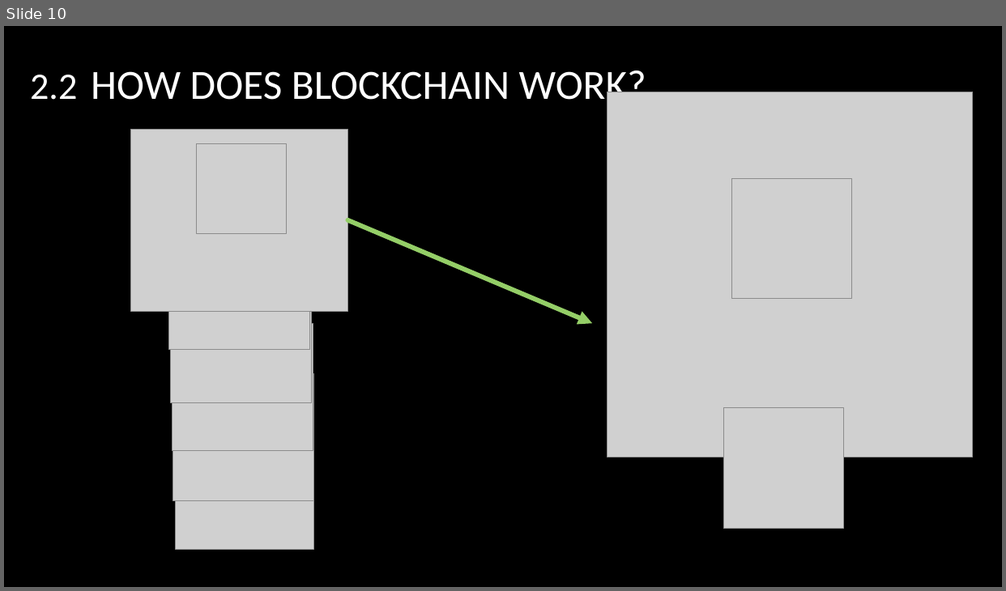
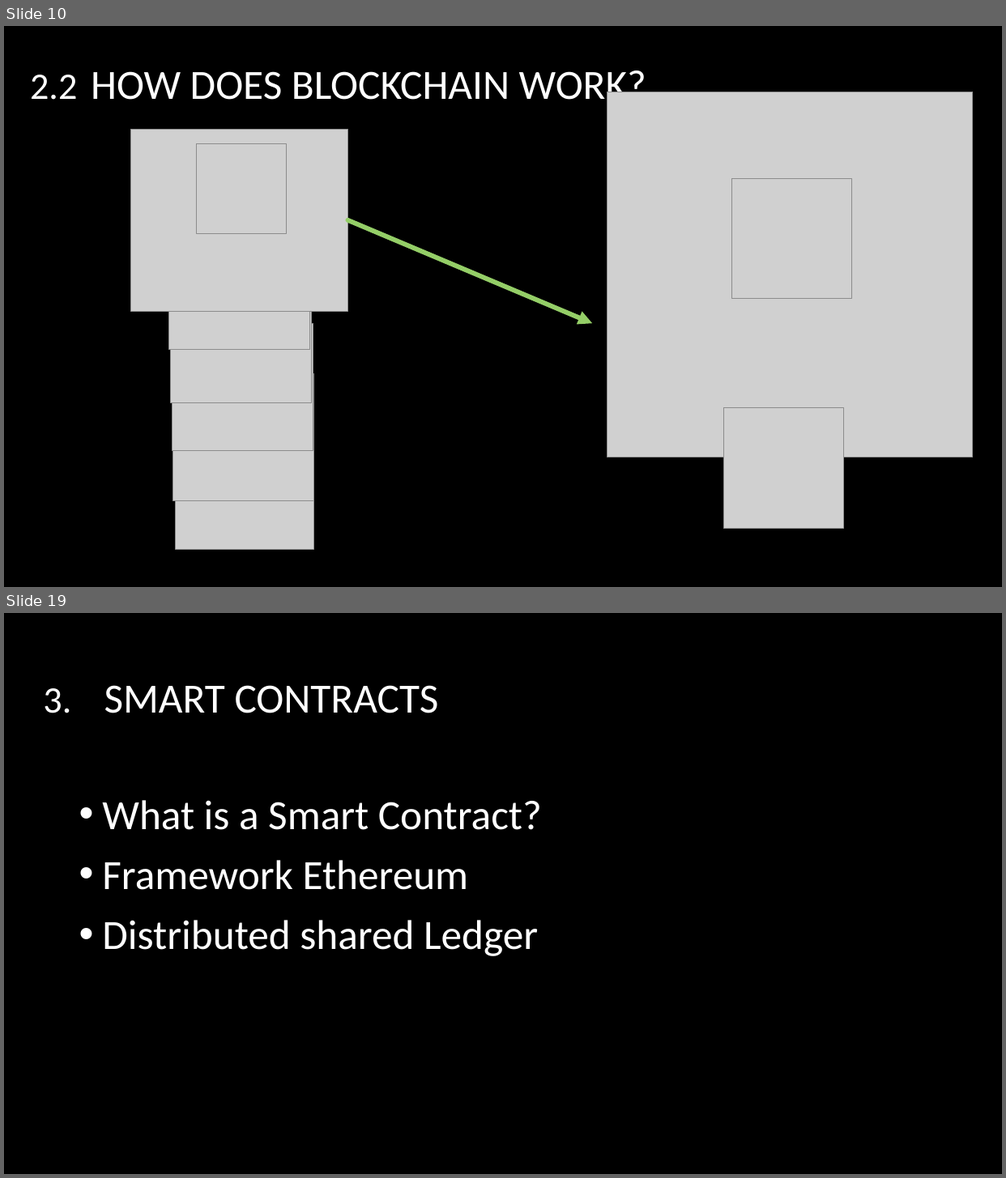
Before and after one commit to lucaspelloni2/SeminarSmartContracts, a slide deck: presentation_SC.pptx. Shown one above the other, each under a label of ours: slide 10 before the commit, slides 10 and 19 after it; the slides between them are not shown. The pictures are 1006x591 and 1006x1178 pixels, drawn with LibreOffice and Linux fonts; fonts in the diff are those of the drawing; grey boxes stand for pictures; background and template pictures are left out. Boxes give left, top, right and bottom in pixels: in the first picture for what was removed or moved away, otherwise in the second. Text is boxed around its words. In the diff, an @@ line names an element or a change of style, - is before the commit and + after.

```diff
--- a/presentation_SC.pptx
+++ b/presentation_SC.pptx
@@ slide 19 added at [4, 613, 1002, 1174], background picture (left out) @@
@@ title added at [43, 685, 439, 713], 40 pt, text #FFFFFF @@
+3. SMART CONTRACTS
@@ text added at [102, 800, 542, 956], 40 pt, text #FFFFFF @@
+• What is a Smart Contract?
+• Framework Ethereum
+• Distributed shared Ledger
```
Also in this commit, not shown: 2 slides changed, 6 other slides added, 1 slide removed.
